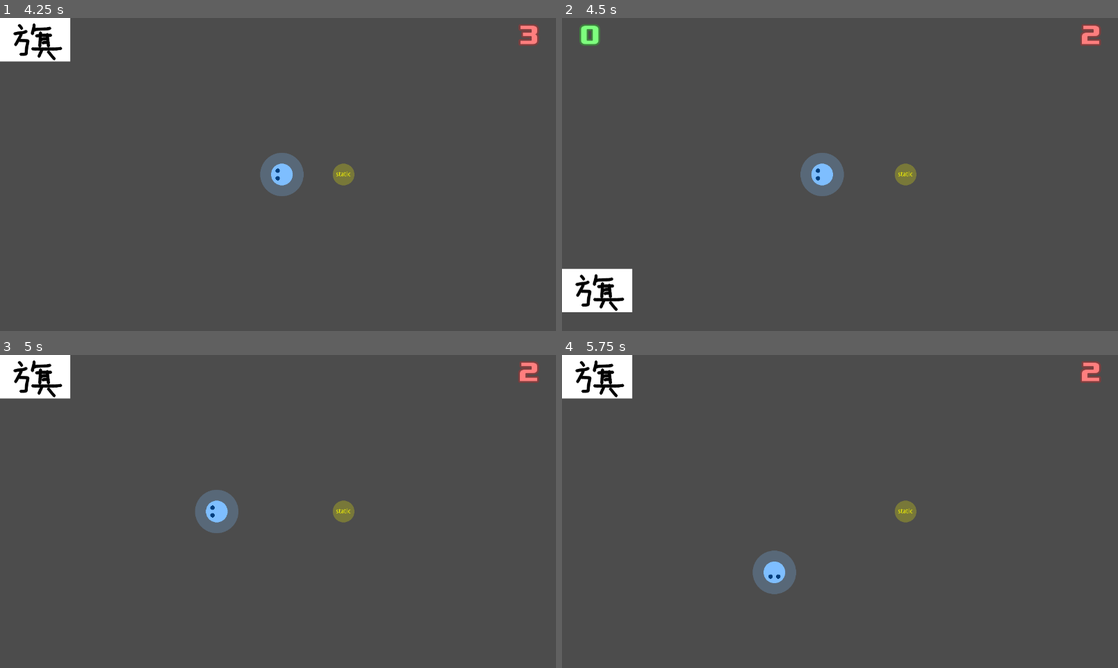
Above: before the commit, frames 1-4 (two rows, left to right).
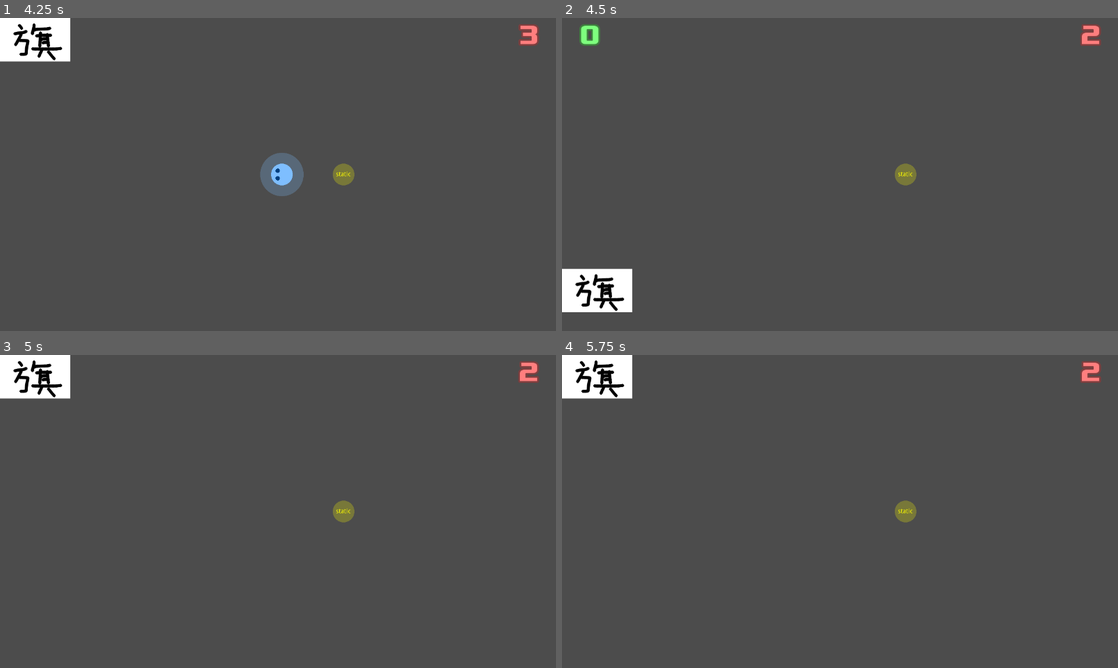
Above: after the commit, the same moments.

Repository: saimukzi/NfaoPoSim
Game: Godot game, scene res://DebugStage/DebugStage.tscn
The game is run twice, just before and just after one commit, with the same random seed, the same clock (stepped at 60 frames per second) and the same inputs. This scene is started directly instead of the project's main scene. Sound files missing from this copy of the repository are replaced by a short silence.
Inputs:
- Up to frame 1 (4.25 s): tap Enter at 0.5 s; hold Right (game_right) 0.53-1.28 s; hold Z (game_eat) 0.53-1.28 s; hold Down (game_down) 1.28-2.03 s; tap Z (game_eat) at 1.35, 2.85 s; hold Right (game_right) 2.03-2.78 s; hold Z (game_eat) 2.03-2.78 s; hold Up (game_up) 2.78-3.53 s; hold Left (game_left) from 3.53 s (still down); hold Z (game_eat) from 3.53 s (still down)
- Up to frame 2 (4.5 s): keep holding Left (game_left); release Z (game_eat) at 4.28 s; tap Z (game_eat) at 4.35 s
- Up to frame 3 (5 s): keep holding Left (game_left)
- Up to frame 4 (5.75 s): release Left (game_left) at 5.03 s; hold Down (game_down) from 5.03 s (still down); hold Z (game_eat) from 5.03 s (still down)

Frame 1 is identical in both runs. In frame 2, 0.8% of the frame differs, in the area x 42-51%, y 43-57%; in frame 3, 0.8%; in frame 4, 0.9%, in the area x 34-43%, y 62-77%.

Commit message:
player gone when no life

Diff:
--- a/PolicePlayer/PolicePlayer.gd
+++ b/PolicePlayer/PolicePlayer.gd
@@ -10,6 +10,7 @@
 	$PlayerEatMobExecuteCollisionLayer.set_meta('player_node_path',get_path())
 	game_base_node.connect('player_guilty',self,'_on_player_guilty')
 	game_base_node.connect('player_eat_mob',self,'_on_player_eat_mob')
+	game_base_node.connect('player_life_change',self,'_on_player_life_change')
 
 func _physics_process(delta):
 	# process move
@@ -64,6 +65,10 @@
 	score += 1
 	game_base_node.emit_signal('player_score_change',self)
 
+func _on_player_life_change(player_node):
+	if player_node != self: return
+	queue_free()
+
 export(NodePath) var game_base
 onready var game_base_node = get_node(game_base)
 onready var anthem_system_node = game_base_node.get_node(game_base_node.get("anthem_system"))
